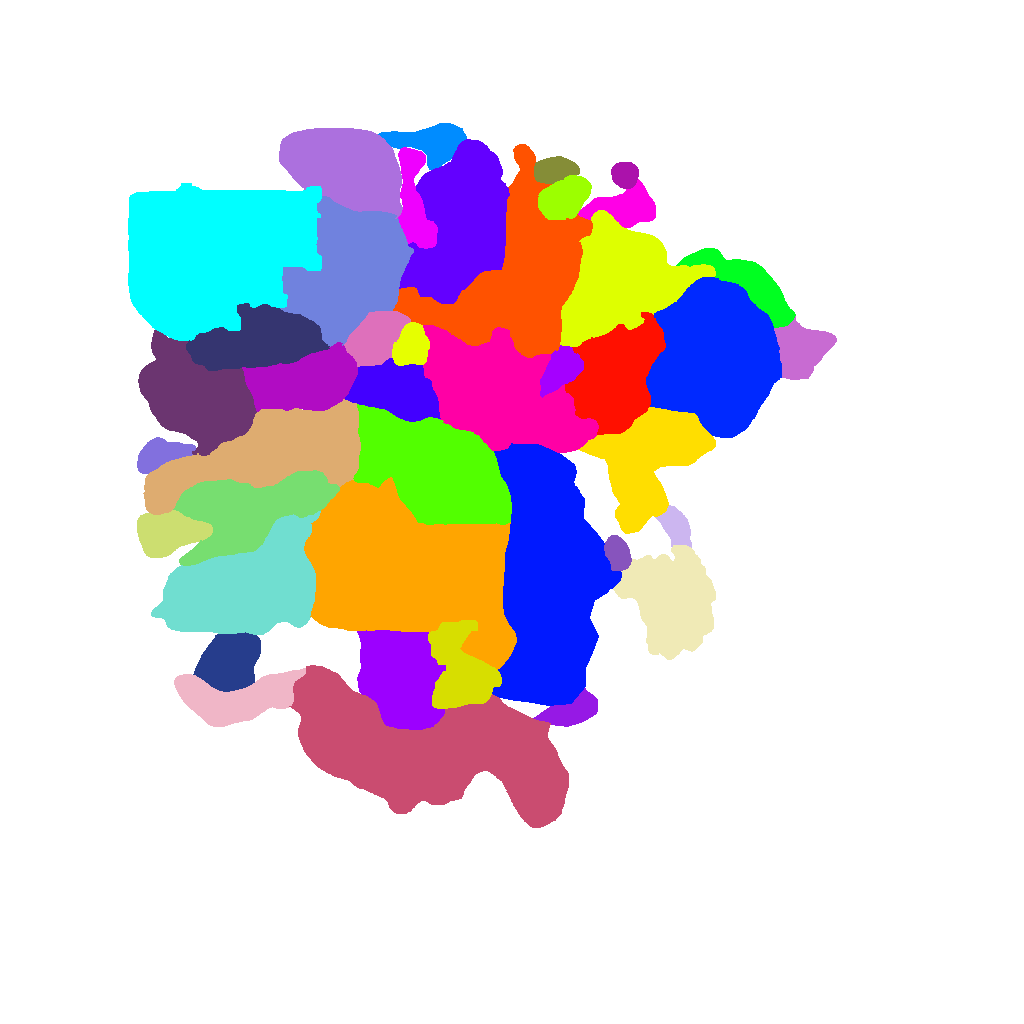
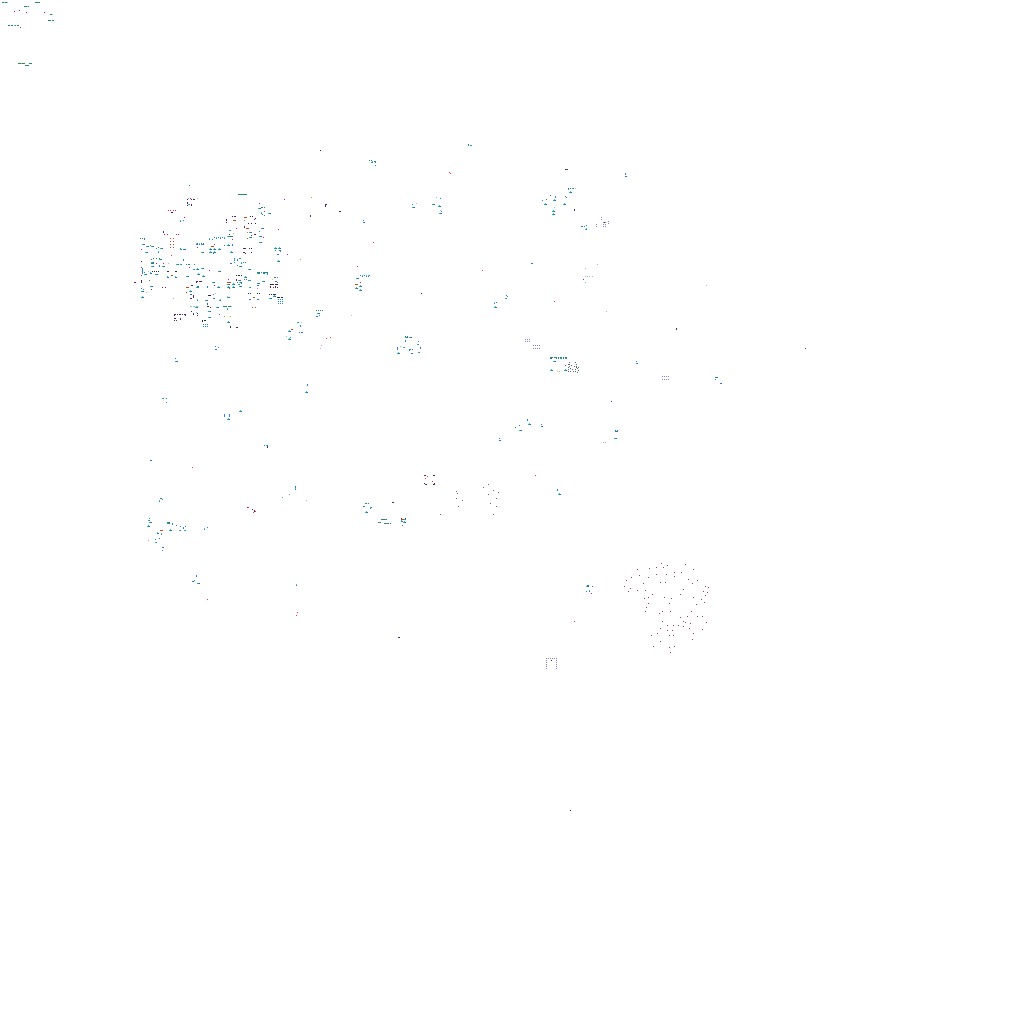
Comparing the layer stacks of the two 1024 x 1024 images. Changes:
hid "zones", painted on it over <box>128,123,837,828</box>
showed "doodads", painted on it over <box>2,2,806,811</box>
